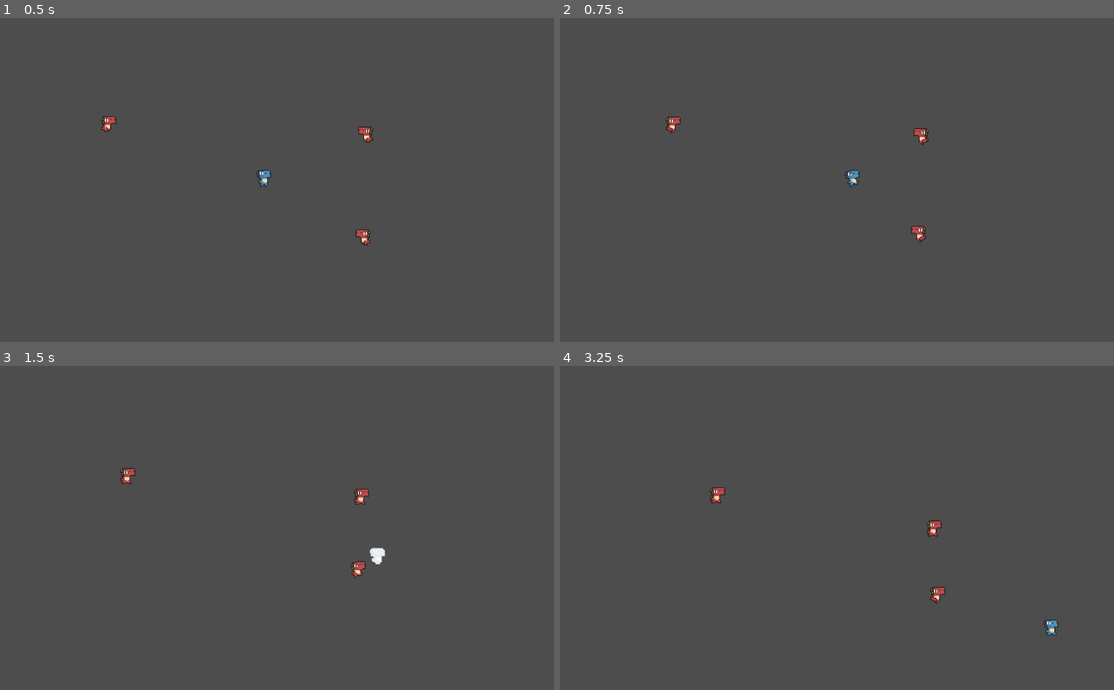
Above: before the commit, frames 1-4 (two rows, left to right).
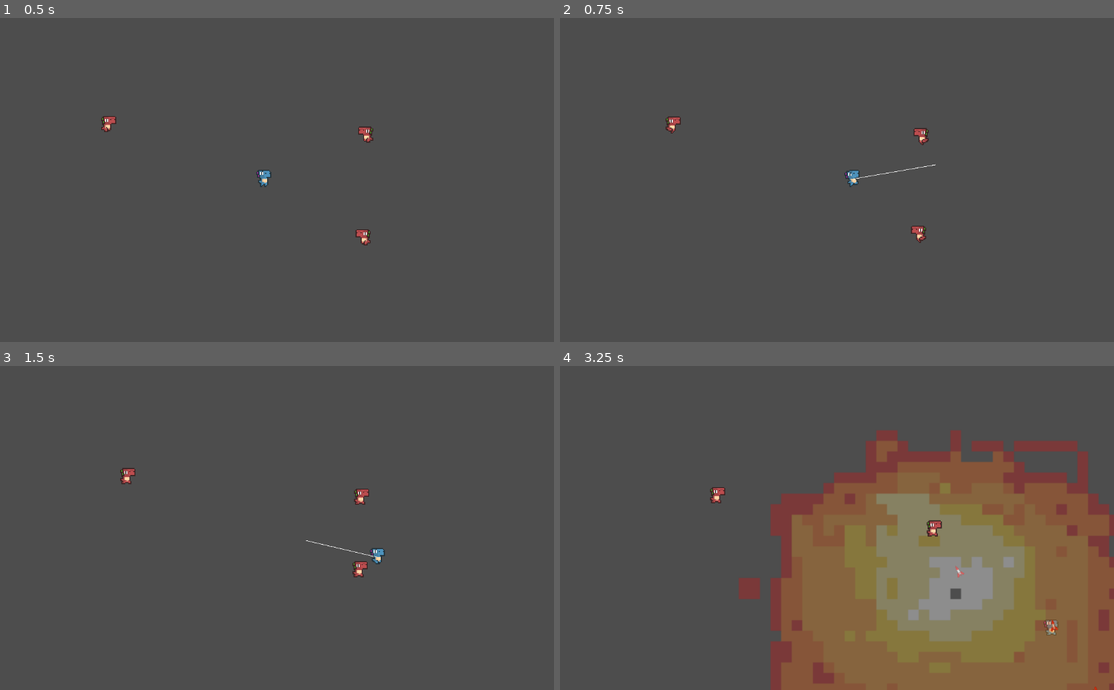
Above: after the commit, the same moments.

Repository: J040Pablo/dashed
Game: Godot game, scene res://Main.tscn
Two runs of this game, one before a commit and one after it. Both use one fixed random seed, a clock stepped at 60 frames per second and the inputs below. Before the commit the project starts from res://Dashed/Scenes/Main.tscn.
Inputs (mouse positions are in pixels of both pictures, inside the frame that each line leads up to):
- Up to frame 1 (0.5 s): no input
- Up to frame 2 (0.75 s): move the mouse to (953, 163) at 0.52 s; hold D (move_right) from 0.53 s (still down); hold E (hook, bound only after the commit) from 0.53 s (still down); click (953, 163) at 0.6 s
- Up to frame 3 (1.5 s): move the mouse to (149, 544) at 1.27 s; release D (move_right) at 1.28 s; release E (hook, bound only after the commit) at 1.28 s; hold S (move_down) from 1.28 s (still down); tap E (hook, bound only after the commit) at 1.35 s
- Up to frame 4 (3.25 s): tap Shift (hook, bound only before the commit) at 1.55 s; move the mouse to (881, 456) at 2.02 s; release S (move_down) at 2.03 s; hold D (move_right) 2.03-2.78 s; hold Shift (hook, bound only before the commit) 2.03-2.78 s; tap Q (rocket, bound only after the commit) at 2.3, 2.85 s; move the mouse to (792, 592) at 2.77 s; hold W (move_up) from 2.78 s (still down); tap Ctrl at 3.05 s

Frame 1 is identical in both runs. In frame 2, less than 0.1% of the frame differs, in the area x 52-68%, y 45-50%; in frame 3, 0.2%; in frame 4, 43%, in the area x 32-100%, y 19-100%.

Commit message:
Fixing Bugs

Diff:
--- a/Dashed/Scenes/MainMenu.tscn
+++ b/Dashed/Scenes/MainMenu.tscn
@@ -1,6 +1,6 @@
 [gd_scene load_steps=2 format=3 uid="uid://cl0w5vv8n31nu"]
 
-[ext_resource type="Script" uid="uid://cl4t1ptirxd51" path="res://Dashed/Scenes/main_menu.gd" id="1_xt0ia"]
+[ext_resource type="Script" uid="uid://cl4t1ptirxd51" path="res://Dashed/Scripts/main_menu.gd" id="1_xt0ia"]
 
 [node name="MainMenu" type="Node2D"]
 script = ExtResource("1_xt0ia")
--- a/Dashed/Scripts/Enemy.gd
+++ b/Dashed/Scripts/Enemy.gd
@@ -14,7 +14,7 @@
 
 
 var target: Node2D
-var attack_timer: float = 0.0
+var attack_timer: float = 1.0  # Start with cooldown to prevent instant attacks
 var _backoff_timer: float = 0.0
 
 @onready var sprite: AnimatedSprite2D = $Sprite
@@ -80,8 +80,8 @@
 		elif direction.x < 0:
 			sprite.flip_h = true
 
-		if sprite.animation != "Walking":
-			sprite.play("Walking")
+	if sprite.animation != "Walking":
+		sprite.play("Walking")
 	else:
 		# When within min_distance, normally stop and attack.
 		# However, if we're overlapping the target (very close), push back slightly
@@ -91,7 +91,7 @@
 			# Prefer a lateral/backwards push so the enemy doesn't sit on the player's head.
 			var diff = global_position - target.global_position
 			var abs_dx = abs(diff.x)
-			var abs_dy = abs(diff.y)
+			var _abs_dy = abs(diff.y)
 			var back_dir = Vector2.ZERO
 			# If mostly vertically aligned, push more horizontally to get off the head
 			if abs_dx < (min_distance * 0.35):
@@ -111,16 +111,19 @@
 			velocity = Vector2.ZERO
 			move_and_slide()
 
-			# Ataca se o cooldown terminou
-			if attack_timer <= 0:
-				attack_player()
-				attack_timer = attack_cooldown
+		# Ataca se o cooldown terminou
+		if attack_timer <= 0:
+			attack_player()
+			attack_timer = attack_cooldown
 
 func attack_player():
-	if target:
-		if sprite.animation != "Attack":
-			sprite.play("Attack")
-		target.take_damage(attack_damage)
+	if target and target.has_method("take_damage"):
+		# Only attack if we're actually close enough
+		var dist = global_position.distance_to(target.global_position)
+		if dist <= min_distance:
+			if sprite.animation != "Attack":
+				sprite.play("Attack")
+			target.take_damage(attack_damage)
 
 func take_damage(damage: int):
 	health -= damage
--- a/Dashed/Scripts/Hook.gd
+++ b/Dashed/Scripts/Hook.gd
@@ -46,11 +46,15 @@
 				return
 			# Gancho preso no inimigo, aguarda input do player
 			global_position = target_enemy.global_position
-			if Input.is_action_pressed("hook"):
-				# Puxa o player
-				player.start_pull(target_enemy)
-			elif Input.is_action_just_pressed("hook_release"):
+
+			# Se apertar Ctrl (ou tecla de cancelar), retorna o gancho
+			var cancel_pressed = Input.is_physical_key_pressed(KEY_CTRL) or Input.is_physical_key_pressed(KEY_ESCAPE)
+			if cancel_pressed:
 				start_return()
+			# Se segurar E, puxa o player para o inimigo
+			elif Input.is_action_pressed("hook"):
+				if player and not player.is_pulled:
+					player.start_pull(target_enemy)
 		else:
 			# Vai para a posição alvo (capturada quando o gancho foi lançado)
 			if target_position == Vector2.ZERO:
--- a/Dashed/Scripts/Main.gd
+++ b/Dashed/Scripts/Main.gd
@@ -47,12 +47,12 @@
 	enemies_node.add_child(e)
 	if e and is_instance_valid(e) and is_instance_valid(player):
 		e.target = player
-		# conecta sinal de morte para dropar itens
-		if e.has_signal("died"):
-			e.connect("died", Callable(self, "_on_enemy_died"))
+	# conecta sinal de morte para dropar itens
+	if e.has_signal("died"):
+		e.connect("died", Callable(self, "_on_enemy_died"))
 
 
-func _on_enemy_died(death_position: Vector2) -> void:
+func _on_enemy_died(_death_position: Vector2) -> void:
 	# Shield drops disabled: player always has shield. No item spawned on enemy death.
 	# (Left intentionally empty.)
 	pass
--- a/Dashed/Scripts/Player.gd
+++ b/Dashed/Scripts/Player.gd
@@ -18,7 +18,7 @@
 @export var shield_offset: Vector2 = Vector2(0, 0)
 @export var shield_move_multiplier: float = 0.5
 @export var shield_scale: Vector2 = Vector2(0.12, 0.12)
-@export var debug_logs: bool = false
+@export var debug_logs: bool = true
 
 var is_shielding: bool = false
 var has_shield: bool = true
@@ -433,27 +433,27 @@
 		k.global_position = global_position
 		get_parent().get_node("Projectiles").add_child(k)
 
-	# Lançar gancho
+	# Lançar gancho (E) - apenas cria o gancho, não controla retorno
 	if Input.is_action_just_pressed("hook") and not hook and hook_scene and not is_shielding:
+		# Cria novo gancho
+		if debug_logs:
+			print("Lançando gancho!")
 		hook = hook_scene.instantiate()
 		hook.global_position = global_position
 		hook.player = self
 		# captura a posição do cursor no momento do lançamento (para o gancho não seguir o cursor)
-		if hook.has_method("set"):
-			# se o nó aceitar atribuição direta
-			hook.target_position = get_global_mouse_position()
-		else:
-			# fallback
-			hook.target_position = get_global_mouse_position()
+		hook.target_position = get_global_mouse_position()
 		get_parent().add_child(hook)
-
-	# Soltar gancho
-	if hook and Input.is_action_just_pressed("hook_release") and not is_shielding:
-		hook.start_return()
+	elif Input.is_action_just_pressed("hook") and not hook_scene and debug_logs:
+		print("Gancho não lançado - hook_scene:", hook_scene)
 
 	# Disparar foguetes teleguiados (Q) — dispara até 2 foguetes para os inimigos mais próximos
 	if Input.is_action_just_pressed("rocket"):
+		if debug_logs:
+			print("Tentando disparar foguetes - enemies_node:", enemies_node)
 		_fire_rockets(2)
+	elif Input.is_action_just_pressed("rocket") and debug_logs:
+		print("Ação rocket não detectada")
 
 
 func _fire_rockets(count: int = 2) -> void:
--- a/project.godot
+++ b/project.godot
@@ -47,8 +47,13 @@
 "events": [Object(InputEventMouseButton,"resource_local_to_scene":false,"resource_name":"","device":-1,"window_id":0,"a …(258 unchanged characters)…
 ]
 }
+rocket={
+"deadzone": 0.2,
+"events": [Object(InputEventKey,"resource_local_to_scene":false,"resource_name":"","device":-1,"window_id":0,"alt_pressed":false,"shift_pressed":false,"ctrl_pressed":false,"meta_pressed":false,"pressed":false,"keycode":0,"physical_keycode":81,"key_label":0,"unicode":113,"location":0,"echo":false,"script":null)
+]
+}
 hook={
 "deadzone": 0.2,
-"events": [Object(InputEventKey,"resource_local_to_scene":fa …(140 unchanged characters)… d":false,"keycode":0,"physical_keycode":4194325,"key_label":0,"unicode":0,"location":0,"echo":false,"script":null)
+"events": [Object(InputEventKey,"resource_local_to_scene":fa …(140 unchanged characters)… d":false,"keycode":0,"physical_keycode":69,"key_label":0,"unicode":101,"location":0,"echo":false,"script":null)
 ]
 }
Not shown: 1 places in Dashed/Scenes/HUD.tscn that only renumber resources
Renamed: Dashed/Scenes/main_menu.gd -> Dashed/Scripts/main_menu.gd
Renamed: Dashed/Scenes/main_menu.gd.uid -> Dashed/Scripts/main_menu.gd.uid
Renamed: Dashed/Scenes/Main.tscn -> Main.tscn
